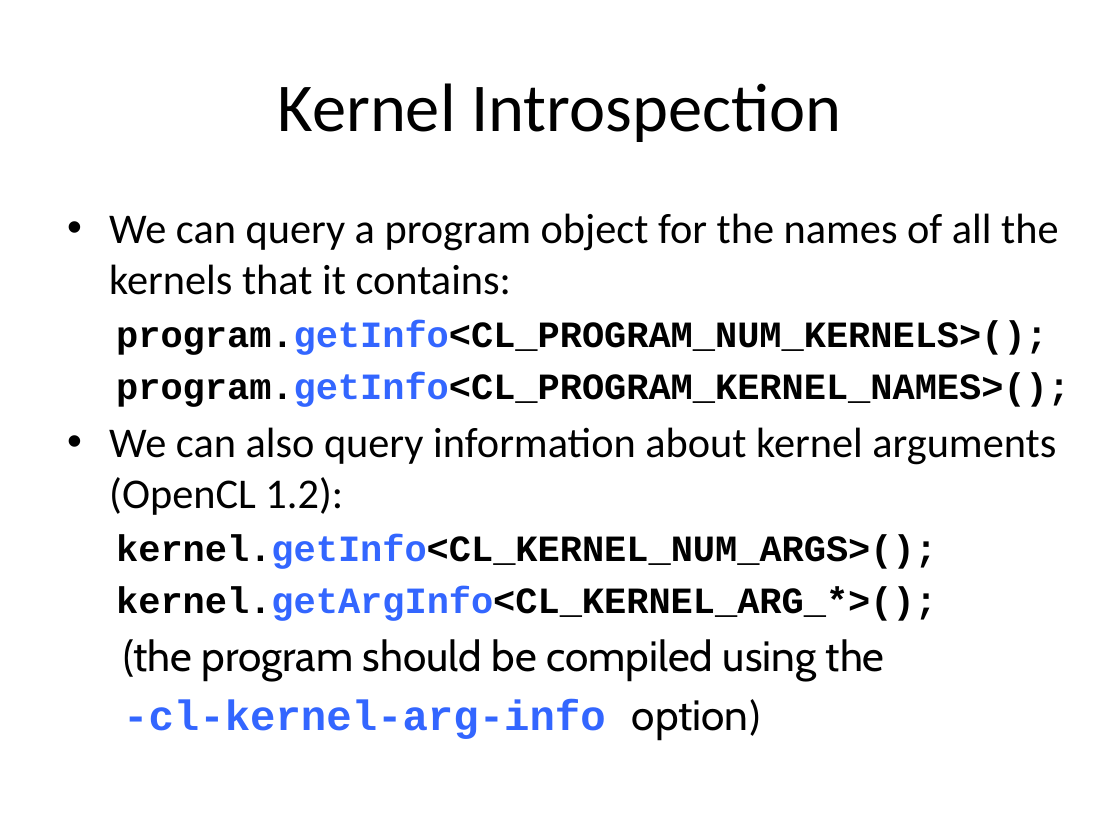
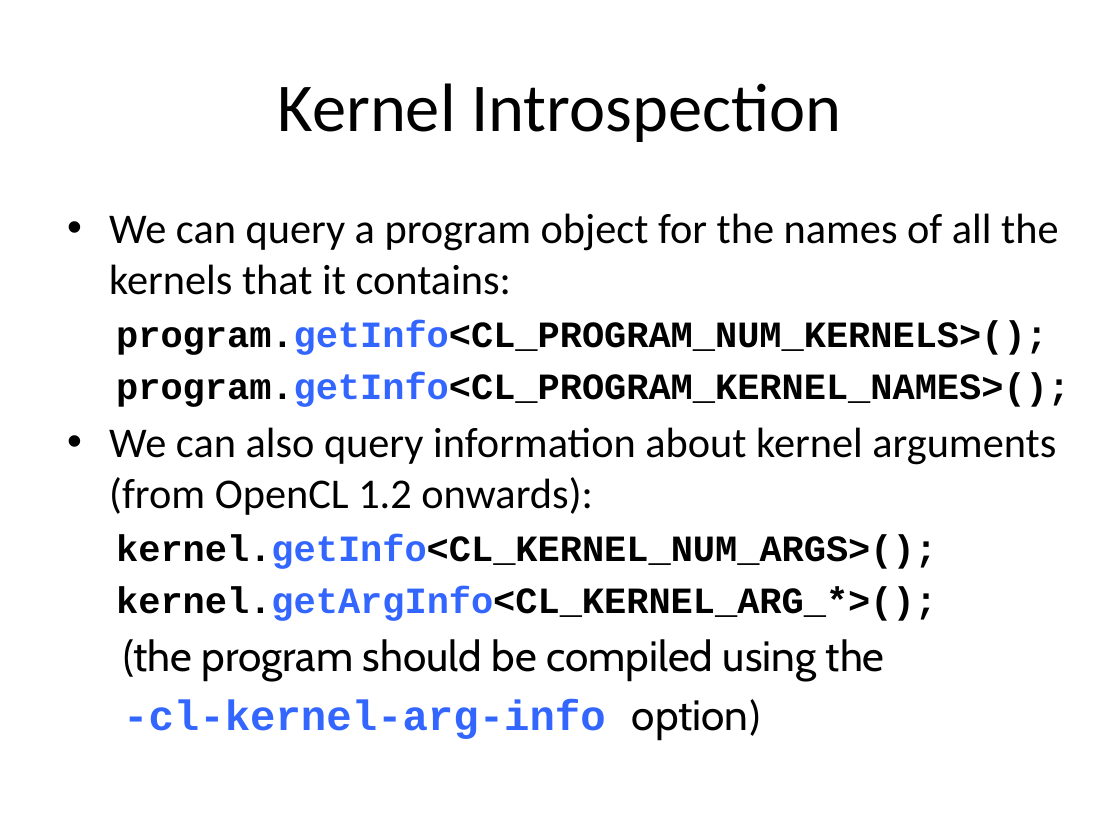
Before and after one commit to UoB-HPC/opencl-training-code, a slide deck: slide 15 of slides/advanced_part2.pptx. Drawn at 1120x840 pixels with LibreOffice and Linux fonts; fonts in the diff are those of the drawing. Boxes give left, top, right and bottom in pixels: in the first picture for what was removed or moved away, otherwise in the second. Text is boxed around its words. In the diff, an @@ line names an element or a change of style, - is before the commit and + after.

Commit message:
Part 2 updates
Minor wording improvements on a couple of slides.

```diff
--- a/slides/advanced_part2.pptx
+++ b/slides/advanced_part2.pptx
@@ text at box(109, 427, 1056, 515): text changed @@
-• We can also query information about kernel arguments (OpenCL 1.2):
+• We can also query information about kernel arguments (from OpenCL 1.2 onwards):
```
Also in this commit, not shown: 5 other slides changed.
